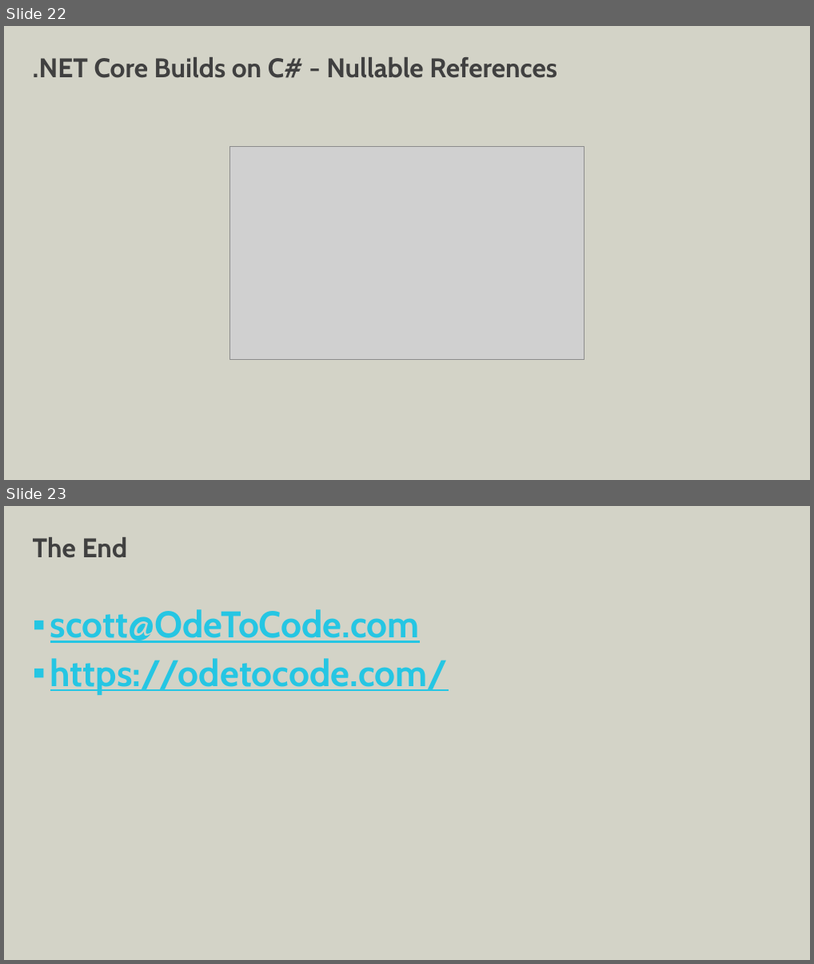
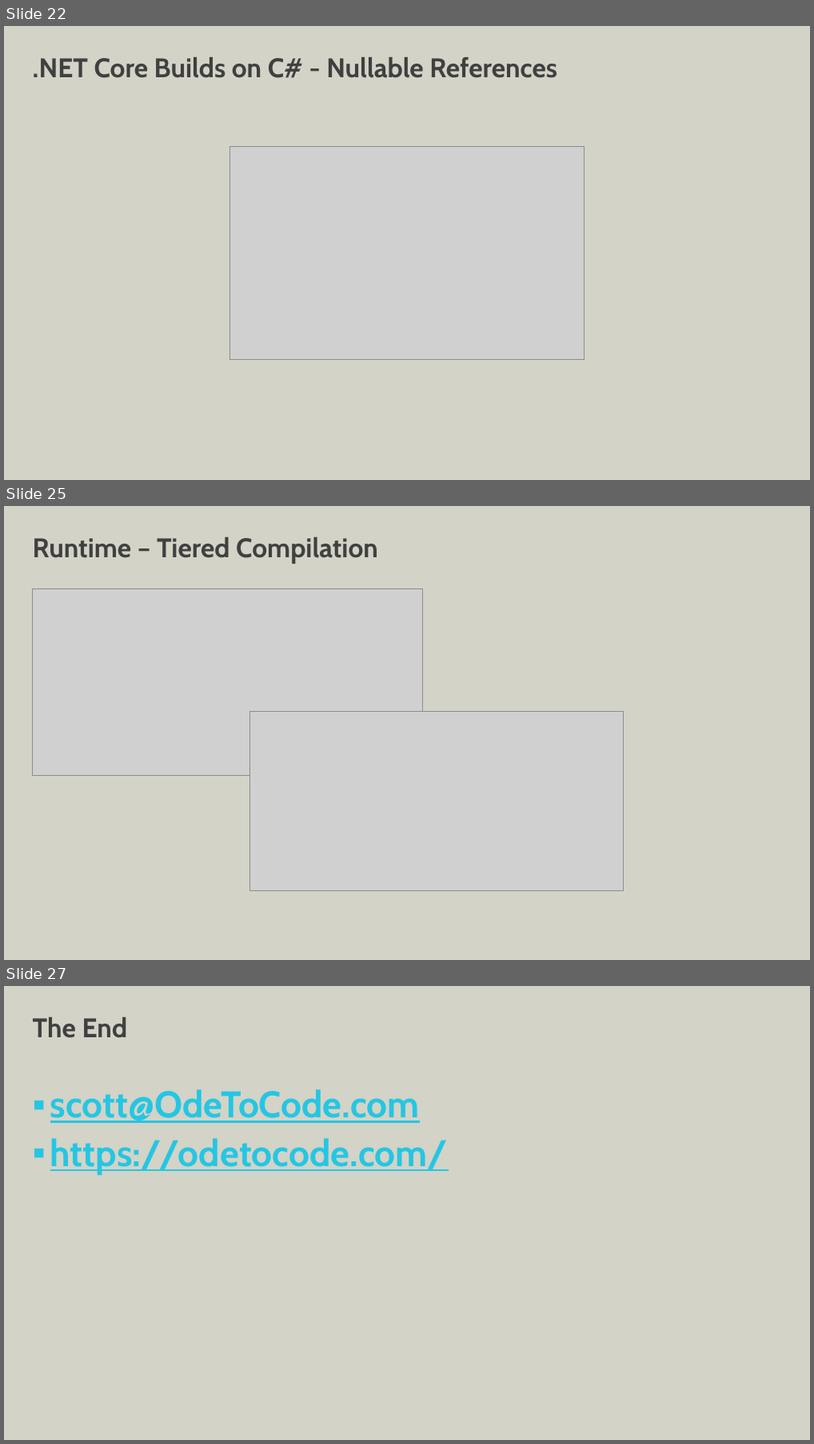
Before and after one commit to OdeToCode/classes, a slide deck: presentations/aspnetcore3-whatsnew/aspnetcore3-whatsnew.pptx. Shown one above the other, each under a label of ours: slides 22 and 23 before the commit, slides 22, 25 and 27 after it; the slides between them are not shown. The pictures are 814x964 and 814x1444 pixels, drawn with LibreOffice and Linux fonts; fonts in the diff are those of the drawing; grey boxes stand for pictures; background and template pictures are left out. Boxes give left, top, right and bottom in pixels: in the first picture for what was removed or moved away, otherwise in the second. Text is boxed around its words. In the diff, an @@ line names an element or a change of style, - is before the commit and + after.

```diff
--- a/presentations/aspnetcore3-whatsnew/aspnetcore3-whatsnew.pptx
+++ b/presentations/aspnetcore3-whatsnew/aspnetcore3-whatsnew.pptx
@@ slide 25 added at bbox=[4, 506, 810, 960], background #D3D3C7 @@
@@ title added at bbox=[33, 537, 378, 564], 32 pt, text #404040, bold @@
+Runtime – Tiered Compilation
@@ picture added at bbox=[33, 589, 422, 776] @@
@@ picture added at bbox=[250, 711, 624, 890] @@
@@ what was slide 23 is now slide 27 @@
```
Also in this commit, not shown: 3 other slides added, 3 other files.
